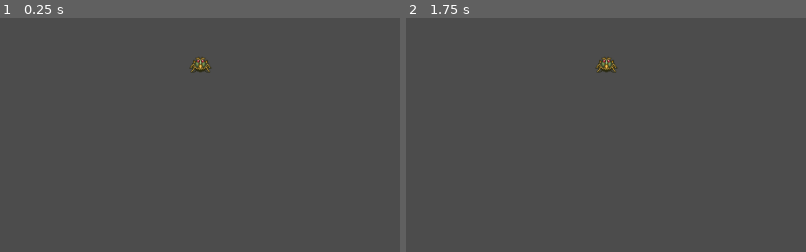
Above: before the commit, frames 1-2 (left to right).
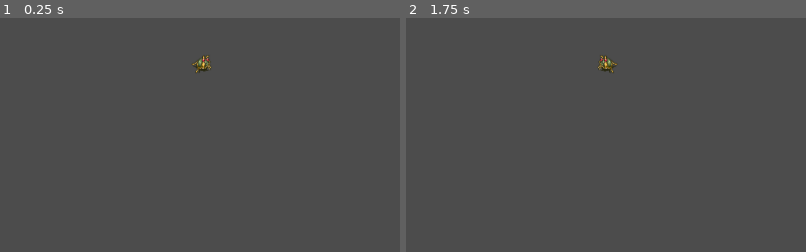
Above: after the commit, the same moments.

Repository: CS3398-Titan-HelloWorld/RoombaAttack
Game: Godot game, scene res://Player.tscn
Two runs of this game, one before a commit and one after it. Both use one fixed random seed, a clock stepped at 60 frames per second and the inputs below. Before the commit the project has no main scene; this scene is started directly in both runs.
Inputs:
- Up to frame 1 (0.25 s): no input
- Up to frame 2 (1.75 s): tap Enter at 0.5 s; tap Space at 1.25 s
The pictures show only the part of the screen within x 22-72%, y 0-50%; the shares and areas given below are measured in that part.

The runs differ from the first frame. In frame 1, 0.2% of the frame differs, in the area x 47-53%, y 15-24%; in frame 2, 0.2%.

Commit message:
Swapped the SpriteNode with an AnimatedSprite node and added animations from the imported Sprite Images.

Diff:
--- a/RoombaAttack/Player.tscn
+++ b/RoombaAttack/Player.tscn
@@ -1,41 +1,69 @@
-[gd_scene load_steps=3 format=2]
+[gd_scene load_steps=14 format=2]
 
-[ext_resource path="res://Sprites/Player/BeetleD0.png" type="Texture" id=1]
+[ext_resource path="res://Sprites/Player/BeetleU0.png" type="Texture" id=1]
+[ext_resource path="res://Sprites/Player/BeetleD0.png" type="Texture" id=2]
+[ext_resource path="res://Sprites/Player/BeetleL1.png" type="Texture" id=3]
+[ext_resource path="res://Sprites/Player/BeetleL2.png" type="Texture" id=4]
+[ext_resource path="res://Sprites/Player/BeetleD1.png" type="Texture" id=5]
+[ext_resource path="res://Sprites/Player/BeetleD2.png" type="Texture" id=6]
+[ext_resource path="res://Sprites/Player/BeetleR0.png" type="Texture" id=7]
+[ext_resource path="res://Sprites/Player/BeetleU1.png" type="Texture" id=8]
+[ext_resource path="res://Sprites/Player/Beetle_20.png" type="Texture" id=9]
+[ext_resource path="res://Sprites/Player/BeetleL0.png" type="Texture" id=10]
+[ext_resource path="res://Sprites/Player/BeetleR1.png" type="Texture" id=11]
+[ext_resource path="res://Sprites/Player/BeetleR2.png" type="Texture" id=12]
 
-[sub_resource type="Animation" id=1]
+[sub_resource type="SpriteFrames" id=1]
 
-resource_name = "Walk_Down"
-length = 1.5
-loop = false
-step = 0.1
-tracks/0/type = "value"
-tracks/0/path = NodePath(".:frame")
-tracks/0/interp = 1
-tracks/0/loop_wrap = true
-tracks/0/imported = false
-tracks/0/enabled = true
-tracks/0/keys = {
-"times": PoolRealArray( 0, 0.5, 1, 1.5 ),
-"transitions": PoolRealArray( 1, 1, 1, 1 ),
-"update": 1,
-"values": [ 0, 0, 0, 0 ]
-}
+animations = [ {
+"frames": [ ExtResource( 1 ) ],
+"loop": true,
+"name": "Idle_Up",
+"speed": 5.0
+}, {
+"frames": [ ExtResource( 2 ) ],
+"loop": true,
+"name": "Idle_Down",
+"speed": 5.0
+}, {
+"frames": [ ExtResource( 3 ), ExtResource( 4 ) ],
+"loop": true,
+"name": "Walk_Left",
+"speed": 5.0
+}, {
+"frames": [ ExtResource( 5 ), ExtResource( 6 ) ],
+"loop": true,
+"name": "Walk_Down",
+"speed": 5.0
+}, {
+"frames": [ ExtResource( 7 ) ],
+"loop": true,
+"name": "Idle_Right",
+"speed": 5.0
+}, {
+"frames": [ ExtResource( 8 ), ExtResource( 9 ) ],
+"loop": true,
+"name": "Walk_Up",
+"speed": 5.0
+}, {
+"frames": [ ExtResource( 10 ) ],
+"loop": true,
+"name": "Idle_Left",
+"speed": 5.0
+}, {
+"frames": [ ExtResource( 11 ), ExtResource( 12 ) ],
+"loop": true,
+"name": "Walk_Right",
+"speed": 5.0
+} ]
+_sections_unfolded = [ "Resource" ]
 
 [node name="Node2D" type="Node2D" index="0"]
 
 position = Vector2( 482.096, 59.7568 )
 
-[node name="Sprite" type="Sprite" parent="." index="0"]
+[node name="AnimatedSprite" type="AnimatedSprite" parent="." index="0"]
 
-texture = ExtResource( 1 )
-_sections_unfolded = [ "Animation" ]
-
-[node name="AnimationPlayer" type="AnimationPlayer" parent="Sprite" index="0"]
-
-root_node = NodePath("..")
-autoplay = ""
-playback_process_mode = 1
-playback_default_blend_time = 0.0
-playback_speed = 1.0
-anims/Walk_Down = SubResource( 1 )
-blend_times = [  ]
+frames = SubResource( 1 )
+animation = "Walk_Down"
+playing = true
--- a/RoombaAttack/project.godot
+++ b/RoombaAttack/project.godot
@@ -11,6 +11,7 @@
 [application]
 
 config/name="RoombaAttack"
+run/main_scene="res://Main.tscn"
 config/icon="res://icon.png"
 
 [rendering]
